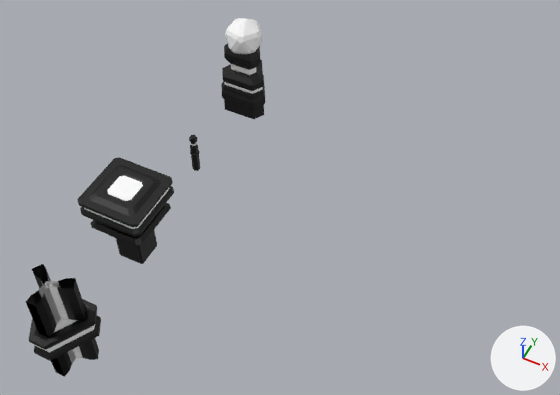
A saved change to the Blender file MLD66/Raw Assets/buildings.blend.
One viewpoint serves both versions: a 50 mm lens placed at (5.92, -8.35, 10.19), pointed at (2.16, -0.83, 0.79). Arrows for +X, +Y and +Z are at lower right; the lights stay in place.

Objects in the first picture: 'connector', 'connector_detail', 'cpu', 'laserdrill', 'laserdrill_lens'.
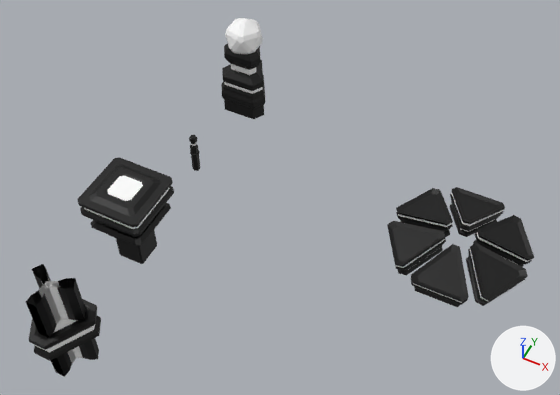
Diff of the bpy script that builds the scene:
```diff
--- a/MLD66/Raw Assets/buildings.blend.py
+++ b/MLD66/Raw Assets/buildings.blend.py
@@ img_active_emiss_png_001 @@
+img_active_emiss_png_001 = load_image('active_emiss.png.001', '../Assets/base/active_emiss.png', 4, 4, 'sRGB')
@@ mat_active_emiss_png_001 @@
+mat_active_emiss_png_001 = principled_material('active_emiss.png.001')
+mat_active_emiss_png_001.texture = img_active_emiss_png_001
@@ me_cylinder_002 @@
+me_cylinder_002.from_pydata(...)  # 84 vertices, 80 faces; spans x -0.467..0.467, y -1.119..-0.247, z -0.028..0.515
+me_cylinder_002.materials.append(mat_active_emiss_png_001)  # picture img_active_emiss_png_001
@@ me_cylinder_004 @@
+me_cylinder_004.from_pydata(...)  # 6 vertices, 1 face; spans x -0.392..0.392, y -1.059..-0.35, z 0.297..0.456
+me_cylinder_004.materials.append(mat_active_emiss_png_001)  # picture img_active_emiss_png_001
@@ ob_solarpanel_panes @@
+ob_solarpanel_panes = bpy.data.objects.new('solarpanel_panes', me_cylinder_004)
+ob_solarpanel_panes.parent = ob_solarpanel
+ob_solarpanel_panes.matrix_parent_inverse = Matrix(((1.0, 0.0, 0.0, -5.0), (0.0, 1.0, 0.0, 0.0), (0.0, 0.0, 1.0, 0.0), (0.0, 0.0, 0.0, 1.0)))
+ob_solarpanel_panes.location = (5.0, 0.0, 0.0)
+_m = ob_solarpanel_panes.modifiers.new('Array', 'ARRAY')
+_m.count = 6
+_m.constant_offset_displace = (0.0, 0.0, 0.0)
+_m.use_relative_offset = False
+_m.use_object_offset = True
+_m.offset_object = ob_empty
@@ ob_solarpanel @@
+ob_solarpanel = bpy.data.objects.new('solarpanel', me_cylinder_002)
+ob_solarpanel.location = (5.0, 0.0, 0.0)
+_m = ob_solarpanel.modifiers.new('Array', 'ARRAY')
+_m.count = 6
+_m.constant_offset_displace = (0.0, 0.0, 0.0)
+_m.use_relative_offset = False
+_m.use_object_offset = True
+_m.offset_object = ob_empty
@@ ob_empty @@
+ob_empty = bpy.data.objects.new('Empty', None)
+ob_empty.location = (5.0, 0.0, 0.0)
+ob_empty.rotation_euler = (0.0, 0.0, -1.047)  # degrees (0, 0, -60)
```

What differs and where, as boxes (x1, y1, x2, y2) in the pictures (560 x 395 px):
'solarpanel', added (black)
    after: (387, 187, 534, 307)
'solarpanel_panes', added (black)
    after: (392, 193, 528, 297)
